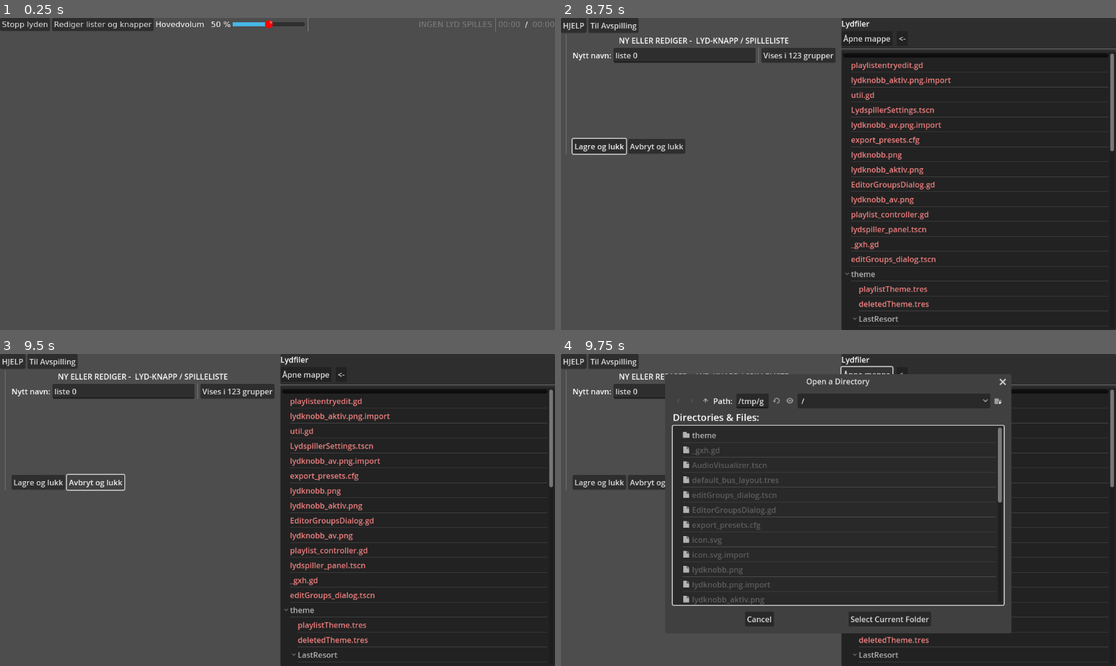
Above: before the commit, frames 1-4 (two rows, left to right).
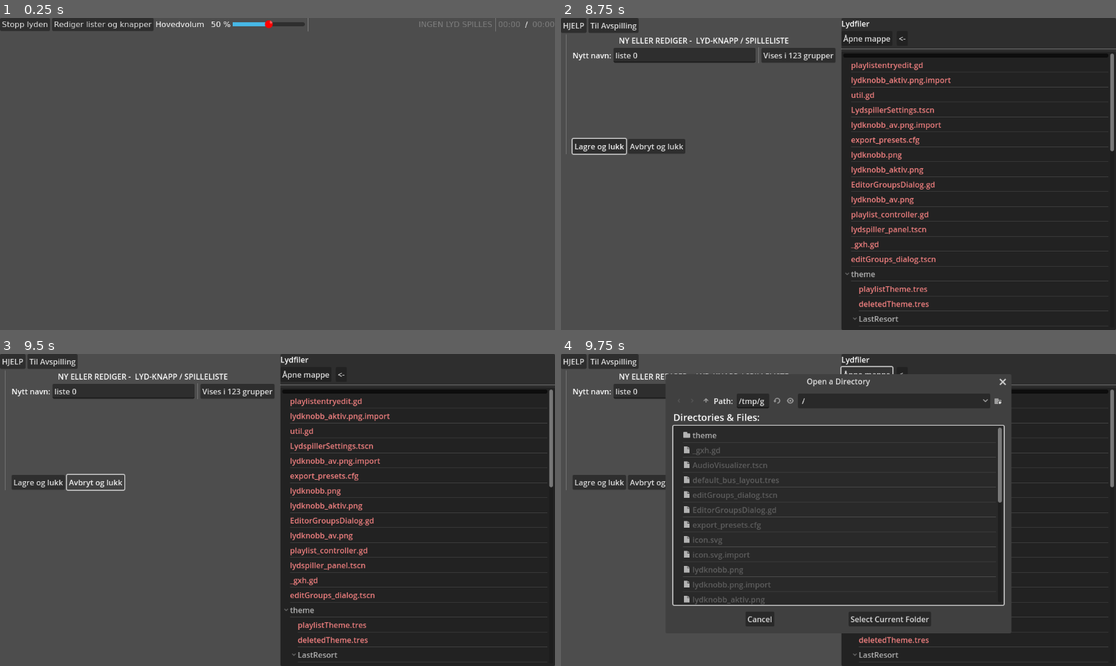
Above: after the commit, the same moments.

Repository: KvaGram/fotballklubb_music_app
Game: Godot game, scene res://lydspiller_panel.tscn
Two runs of this game, one before a commit and one after it. Both use one fixed random seed, a clock stepped at 60 frames per second and the inputs below.
Inputs:
- Up to frame 1 (0.25 s): no input
- Up to frame 2 (8.75 s): click "Stopp lyden" at 0.5 s; click "Rediger lister og knapper" at 1.25 s; click "Til Avspilling" at 2 s; click "Stopp lyden" at 2.75 s; click "Rediger lister og knapper" at 3.5 s; click "HJELP" at 4.25 s; click "OK" at 5 s; click "Vises i 123 grupper" at 5.75 s; click "LUKK" at 6.5 s; click "Lagre og lukk" at 7.25 s; click "OK" at 8 s
- Up to frame 3 (9.5 s): click "Avbryt og lukk" at 8.75 s
- Up to frame 4 (9.75 s): click "Åpne mappe" at 9.5 s

Frames 1-3 are identical in both runs. In frame 4, 1.1% of the frame differs, in the area x 18-56%, y 6-86%.

Commit message:
Add cache and full list windows
All audio streams are now cached after load.
The playlist controller UI has been retouched, fixing some irregularities.
A window showing all tracks in a playlist has been added.
Tracks now show with their full length formatted as (mm:ss) in their name labels.

Diff:
--- a/lydspiller_panel.gd
+++ b/lydspiller_panel.gd
@@ -11,6 +11,9 @@
 #var playlist_mode:bool = false
 var playlistdata:Dictionary = {}
 
+var cache:Dictionary #where key is path as a string, value is audiostream.
+var loadrequest:Array
+
 @onready var playlistcontroller:PackedScene = preload("res://playlist_controller.tscn")
 
 func _ready():
@@ -18,6 +21,9 @@
 	%audioname.text = "INGEN LYD SPILLES"
 	%audiolength.text = "00:00"
 	%audiotime.text = "00:00"
+
+	cache = {}
+	loadrequest = []
 
 	#load user config
 	config = ConfigFile.new()
@@ -29,12 +35,21 @@
 	get_tree().set_auto_accept_quit(false)
 	_on_slid_vol_value_changed(50) #todo: load from config?
 
+
+
 func _process(_delta):
 	if audio.playing == true:
 		%audiotime.text = Util.tosecminString(audio.get_playback_position())
 		was_playing_audio = true
 	elif was_playing_audio:
 		onAudioFinished()
+	if loadrequest.size() > 0:
+		nextPreload()
+func nextPreload():
+	var path = loadrequest.pop_front()
+	if cache.has(path):
+		return nextPreload()
+	cache[path] = Util.load_audio(path)
 
 #Ensure the app does not close untill anything important is saved.
 func _notification(what):
@@ -78,6 +93,8 @@
 		n.setPlaylist(e)
 		n.play.connect(play)
 		n.stop.connect(stop)
+		#Adds refrences to the audio stream cache
+		n.refcache = cache
 		var i = e.get("list_index", -1)
 		if(i < 0 or i > entries.size()):
 			entries.append(n) #in the event of indecies missing or out of range
@@ -106,7 +123,9 @@
 	#enable new visualizer
 	if(callback):
 		callback.setPlaying(true)
-	audio.stream = Util.load_audio(path)
+	if not cache.has(path):
+		cache[path] = Util.load_audio(path)
+	audio.stream = cache[path]
 	audio.volume_db = volume_db
 	audio.play()
 	%Visualizer.disabled = false
--- a/playlist_controller.gd
+++ b/playlist_controller.gd
@@ -3,9 +3,11 @@
 class_name PlaylistController
 
 var listdata:Dictionary
+var listlables:Dictionary
 
 var volume:PackedInt32Array
 var list:PackedStringArray
+var refcache:Dictionary #refrence to parent cache
 var listName:String
 var _playing:bool = false
 
@@ -34,6 +36,7 @@
 	setAuto(getAuto()) #this updates the buttons.
 	%PlaylistName1.text = listName
 	%PlaylistName2.text = listName
+	%winFullList.title = listName
 	setIndex(getIndex())
 
 func refresh():
@@ -48,7 +51,21 @@
 	%IndexAndLen.text = "%02d / %02d" % [getIndex()+1, list.size()]
 
 func _getTrackName(path:String) -> String:
-	return path.get_file().get_basename()
+	if path in listlables:
+		return listlables[path]
+	var stream:AudioStream
+	if refcache.has(path):
+		stream = refcache[path]
+	else:
+		stream = util.load_audio(path)
+		refcache[path] = stream
+
+	var m = floori(stream.get_length() / 60)
+	var s = floori(stream.get_length()) % 60
+	var label:String = "%s - (%02d:%02d)"%[path.get_file().get_basename(), m, s]
+	listlables[path] = label
+	return label
+
 
 func _clampIndex(ind:int) -> int:
 	var s = list.size()
@@ -93,3 +110,21 @@
 	visualizer.disabled = !_playing
 	for btn in [%btnPlay1, %btnPlay2]:
 		btn.text = "■" if _playing else "▶"
+func onStreamLoaded(path):
+	if path in list:
+		refresh()
+
+
+func _on_index_and_len_pressed():
+	%listFullList.deselect_all()
+	%listFullList.clear()
+	for p in list:
+		%listFullList.add_item(_getTrackName(p))
+	%listFullList.select(getIndex(), true)
+	%winFullList.popup_centered()
+
+
+func setIndexAndPlay(index):
+	setIndex(index)
+	onPlayPressed()
+	%winFullList.hide()
--- a/playlist_controller.tscn
+++ b/playlist_controller.tscn
@@ -36,96 +36,114 @@
 [node name="listaudioplayer" type="HBoxContainer" parent="tabContent"]
 layout_mode = 2
 
-[node name="PlaylistName1" type="Label" parent="tabContent/listaudioplayer"]
+[node name="VBoxContainer" type="VBoxContainer" parent="tabContent/listaudioplayer"]
+layout_mode = 2
+alignment = 1
+
+[node name="PlaylistName1" type="Label" parent="tabContent/listaudioplayer/VBoxContainer"]
 unique_name_in_owner = true
 custom_minimum_size = Vector2(100, 0)
 layout_mode = 2
+size_flags_vertical = 3
+size_flags_stretch_ratio = 2.0
 theme_override_font_sizes/font_size = 10
 text = "playlist name"
-
-[node name="VSeparator" type="VSeparator" parent="tabContent/listaudioplayer"]
-layout_mode = 2
-
-[node name="listbox" type="HBoxContainer" parent="tabContent/listaudioplayer"]
-layout_mode = 2
-size_flags_horizontal = 3
-alignment = 2
-
-[node name="trackinfo" type="VBoxContainer" parent="tabContent/listaudioplayer/listbox"]
-layout_mode = 2
-size_flags_horizontal = 3
-alignment = 1
-
-[node name="PrevAudioName" type="Label" parent="tabContent/listaudioplayer/listbox/trackinfo"]
-unique_name_in_owner = true
-layout_mode = 2
-theme_override_font_sizes/font_size = 10
-text = "Prev audio
-"
-
-[node name="HSeparator" type="HSeparator" parent="tabContent/listaudioplayer/listbox/trackinfo"]
-layout_mode = 2
-
-[node name="HBoxContainer" type="HBoxContainer" parent="tabContent/listaudioplayer/listbox/trackinfo"]
-layout_mode = 2
-
-[node name="CurrentAudioName1" type="Label" parent="tabContent/listaudioplayer/listbox/trackinfo/HBoxContainer"]
-unique_name_in_owner = true
-layout_mode = 2
-size_flags_horizontal = 3
-size_flags_vertical = 6
-size_flags_stretch_ratio = 5.0
-theme_override_font_sizes/font_size = 15
-text = "Current audio"
-
-[node name="btnAutoplay1" type="CheckButton" parent="tabContent/listaudioplayer/listbox/trackinfo/HBoxContainer"]
+vertical_alignment = 1
+autowrap_mode = 2
+
+[node name="btnAutoplay1" type="CheckButton" parent="tabContent/listaudioplayer/VBoxContainer"]
 unique_name_in_owner = true
 layout_mode = 2
 tooltip_text = "Når aktivert vil neste låt i listen med en gang når den forrige er ferdig.
 Dette kan stoppes ved å dekativere autospill modus, trykke på stopp lyden knappen, eller ved å starte en annen lyd."
 text = "autospill"
 
-[node name="HSeparator2" type="HSeparator" parent="tabContent/listaudioplayer/listbox/trackinfo"]
-layout_mode = 2
-
-[node name="NextAudioName" type="Label" parent="tabContent/listaudioplayer/listbox/trackinfo"]
-unique_name_in_owner = true
-layout_mode = 2
-theme_override_font_sizes/font_size = 10
-text = "Next Audio"
-
-[node name="listcontroller" type="VBoxContainer" parent="tabContent/listaudioplayer/listbox"]
-layout_mode = 2
-alignment = 1
-
-[node name="PrevTrack" type="Button" parent="tabContent/listaudioplayer/listbox/listcontroller"]
-layout_mode = 2
+[node name="VSeparator" type="VSeparator" parent="tabContent/listaudioplayer"]
+layout_mode = 2
+
+[node name="listbox" type="VBoxContainer" parent="tabContent/listaudioplayer"]
+layout_mode = 2
+size_flags_horizontal = 3
+alignment = 2
+
+[node name="prevContainer" type="HBoxContainer" parent="tabContent/listaudioplayer/listbox"]
+layout_mode = 2
+
+[node name="PrevAudioName" type="Label" parent="tabContent/listaudioplayer/listbox/prevContainer"]
+unique_name_in_owner = true
+layout_mode = 2
+size_flags_horizontal = 3
+theme_override_font_sizes/font_size = 10
+text = "Prev audio
+"
+
+[node name="PrevTrack" type="Button" parent="tabContent/listaudioplayer/listbox/prevContainer"]
+custom_minimum_size = Vector2(80, 24)
+layout_mode = 2
+size_flags_horizontal = 8
 text = "△"
 
-[node name="HSeparator3" type="HSeparator" parent="tabContent/listaudioplayer/listbox/listcontroller"]
-layout_mode = 2
-
-[node name="boxIndex" type="HBoxContainer" parent="tabContent/listaudioplayer/listbox/listcontroller"]
-layout_mode = 2
-
-[node name="IndexAndLen" type="Label" parent="tabContent/listaudioplayer/listbox/listcontroller/boxIndex"]
-unique_name_in_owner = true
-layout_mode = 2
+[node name="HSeparator2" type="HSeparator" parent="tabContent/listaudioplayer/listbox"]
+layout_mode = 2
+
+[node name="currentContainer" type="HBoxContainer" parent="tabContent/listaudioplayer/listbox"]
+layout_mode = 2
+
+[node name="CurrentAudioName1" type="Label" parent="tabContent/listaudioplayer/listbox/currentContainer"]
+unique_name_in_owner = true
+layout_mode = 2
+size_flags_horizontal = 3
+size_flags_vertical = 6
+size_flags_stretch_ratio = 5.0
+theme_override_font_sizes/font_size = 15
+text = "Current audio"
+
+[node name="boxIndex" type="HBoxContainer" parent="tabContent/listaudioplayer/listbox/currentContainer"]
+custom_minimum_size = Vector2(80, 24)
+layout_mode = 2
+size_flags_horizontal = 8
+size_flags_vertical = 3
+alignment = 1
+
+[node name="IndexAndLen" type="LinkButton" parent="tabContent/listaudioplayer/listbox/currentContainer/boxIndex"]
+unique_name_in_owner = true
+layout_mode = 2
+tooltip_text = "Klikk her for å se hele listen"
 text = "69/101"
 
-[node name="ResetButton" type="LinkButton" parent="tabContent/listaudioplayer/listbox/listcontroller/boxIndex"]
+[node name="ResetButton" type="LinkButton" parent="tabContent/listaudioplayer/listbox/currentContainer/boxIndex"]
 layout_mode = 2
 theme_override_colors/font_color = Color(1, 0, 0, 1)
 theme_override_font_sizes/font_size = 20
 text = "↺"
 underline = 2
 
-[node name="HSeparator4" type="HSeparator" parent="tabContent/listaudioplayer/listbox/listcontroller"]
-layout_mode = 2
-
-[node name="NextTrack" type="Button" parent="tabContent/listaudioplayer/listbox/listcontroller"]
-layout_mode = 2
+[node name="HSeparator" type="HSeparator" parent="tabContent/listaudioplayer/listbox"]
+layout_mode = 2
+
+[node name="nextContainer" type="HBoxContainer" parent="tabContent/listaudioplayer/listbox"]
+layout_mode = 2
+
+[node name="NextAudioName" type="Label" parent="tabContent/listaudioplayer/listbox/nextContainer"]
+unique_name_in_owner = true
+layout_mode = 2
+size_flags_horizontal = 3
+theme_override_font_sizes/font_size = 10
+text = "Next Audio"
+
+[node name="NextTrack" type="Button" parent="tabContent/listaudioplayer/listbox/nextContainer"]
+custom_minimum_size = Vector2(80, 27)
+layout_mode = 2
+size_flags_horizontal = 8
 text = "▽"
+
+[node name="trackinfo" type="VBoxContainer" parent="tabContent/listaudioplayer/listbox"]
+layout_mode = 2
+size_flags_horizontal = 3
+alignment = 1
+
+[node name="HBoxContainer" type="HBoxContainer" parent="tabContent/listaudioplayer/listbox/trackinfo"]
+layout_mode = 2
 
 [node name="VSeparator2" type="VSeparator" parent="tabContent/listaudioplayer"]
 layout_mode = 2
@@ -182,10 +200,32 @@
 theme_override_font_sizes/font_size = 40
 text = "▶"
 
-[connection signal="toggled" from="tabContent/listaudioplayer/listbox/trackinfo/HBoxContainer/btnAutoplay1" to="." method="setAuto"]
-[connection signal="pressed" from="tabContent/listaudioplayer/listbox/listcontroller/PrevTrack" to="." method="prev"]
-[connection signal="pressed" from="tabContent/listaudioplayer/listbox/listcontroller/boxIndex/ResetButton" to="." method="reset"]
-[connection signal="pressed" from="tabContent/listaudioplayer/listbox/listcontroller/NextTrack" to="." method="next"]
+[node name="winFullList" type="AcceptDialog" parent="."]
+unique_name_in_owner = true
+initial_position = 2
+title = "Spilleliste"
+size = Vector2i(200, 600)
+ok_button_text = "LUKK"
+
+[node name="listFullList" type="ItemList" parent="winFullList"]
+unique_name_in_owner = true
+offset_left = 8.0
+offset_top = 8.0
+offset_right = 192.0
+offset_bottom = 555.0
+size_flags_vertical = 3
+item_count = 3
+item_0/text = "test"
+item_1/text = "test"
+item_2/text = "▸ - test"
+
+[connection signal="toggled" from="tabContent/listaudioplayer/VBoxContainer/btnAutoplay1" to="." method="setAuto"]
+[connection signal="pressed" from="tabContent/listaudioplayer/listbox/prevContainer/PrevTrack" to="." method="prev"]
+[connection signal="pressed" from="tabContent/listaudioplayer/listbox/currentContainer/boxIndex/IndexAndLen" to="." method="_on_index_and_len_pressed"]
+[connection signal="pressed" from="tabContent/listaudioplayer/listbox/currentContainer/boxIndex/ResetButton" to="." method="reset"]
+[connection signal="pressed" from="tabContent/listaudioplayer/listbox/nextContainer/NextTrack" to="." method="next"]
 [connection signal="pressed" from="tabContent/listaudioplayer/btnPlay1" to="." method="onPlayPressed"]
 [connection signal="toggled" from="tabContent/singleaudioplayer/HBoxContainer/btnAutoplay2" to="." method="setAuto"]
 [connection signal="pressed" from="tabContent/singleaudioplayer/btnPlay2" to="." method="onPlayPressed"]
+[connection signal="item_activated" from="winFullList/listFullList" to="." method="setIndexAndPlay"]
+[connection signal="item_selected" from="winFullList/listFullList" to="." method="setIndex"]
